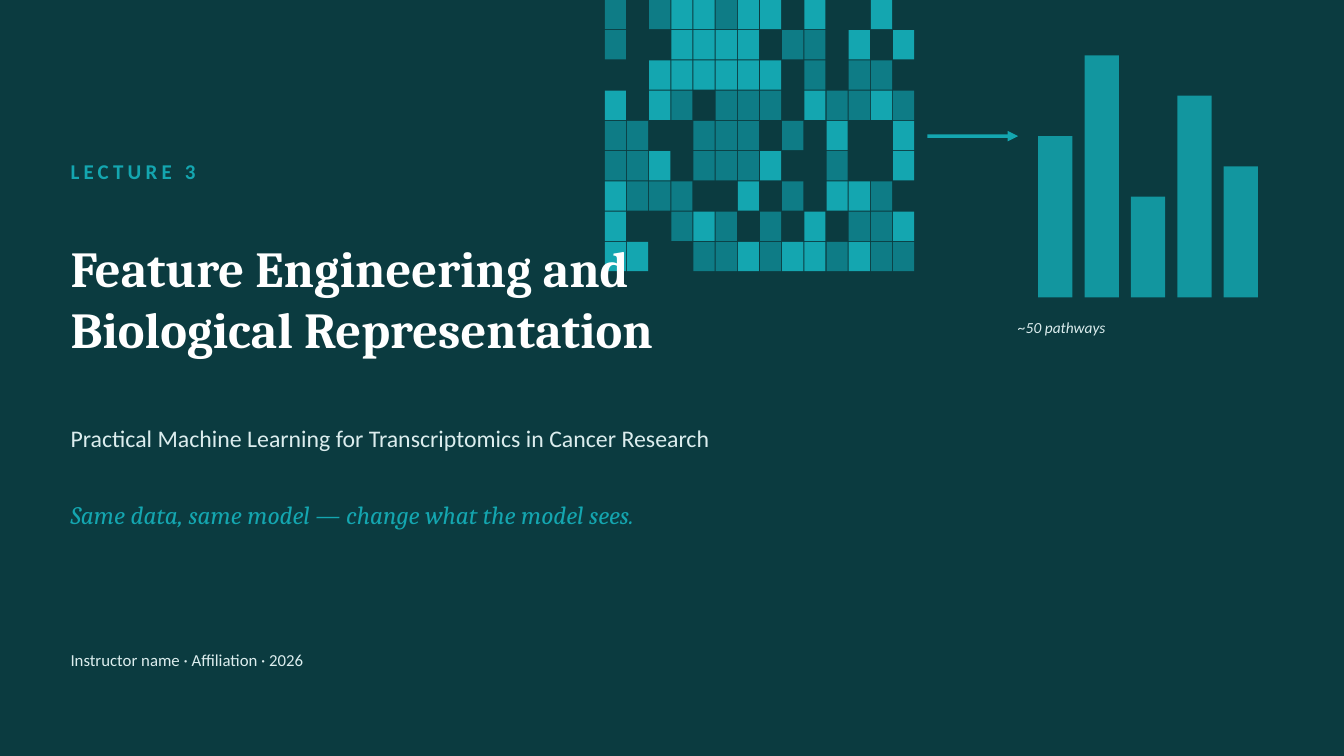
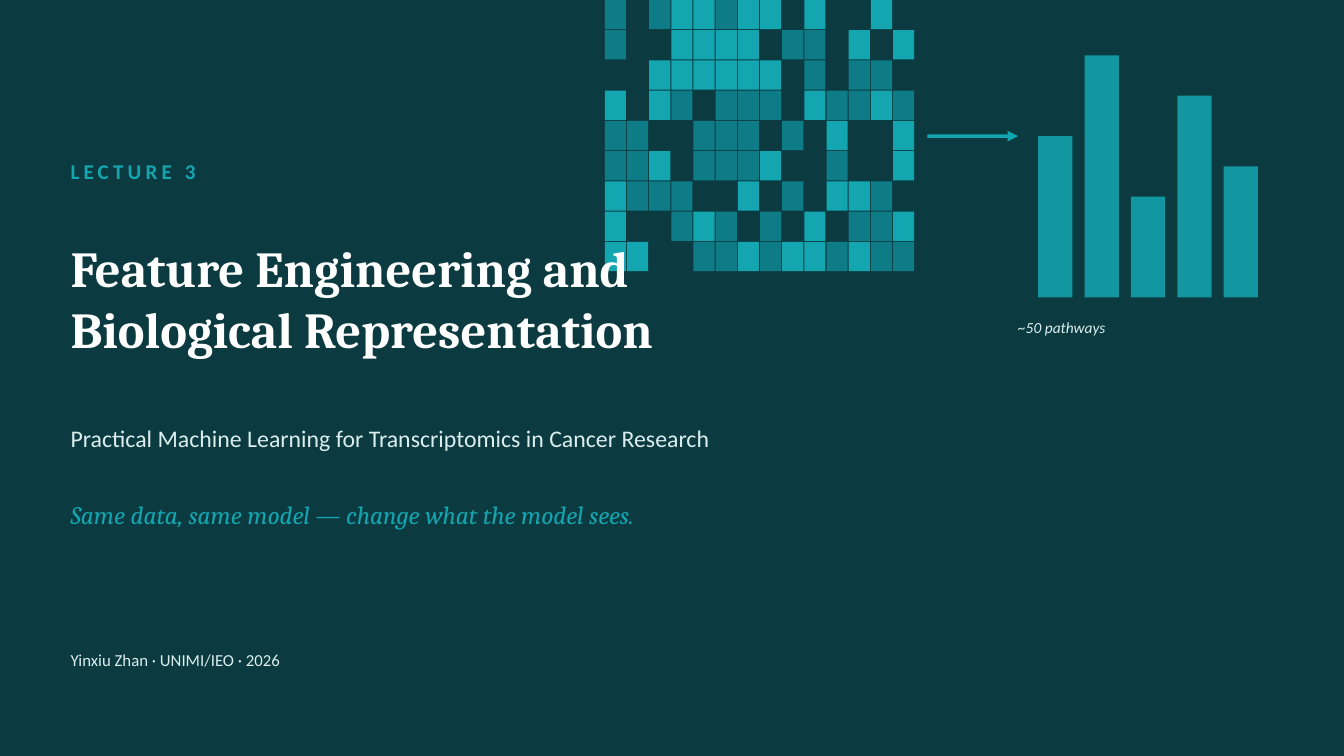
Before and after one commit to zhanyinx/ml26, a slide deck: slide 1 of lessons/lesson03_feature_engineering/theory/slides/Lecture3 - Feature Engineering and Biological Representation.pptx. Drawn at 1344x756 pixels with LibreOffice and Linux fonts; fonts in the diff are those of the drawing. Boxes give left, top, right and bottom in pixels: in the first picture for what was removed or moved away, otherwise in the second. Text is boxed around its words. In the diff, an @@ line names an element or a change of style, - is before the commit and + after.

```diff
--- a/lessons/lesson03_feature_engineering/theory/slides/Lecture3 - Feature Engineering and Biological Representation.pptx
+++ b/lessons/lesson03_feature_engineering/theory/slides/Lecture3 - Feature Engineering and Biological Representation.pptx
@@ text at [71, 654, 280, 667]: text changed @@
-Instructor name · Affiliation · 2026
+Yinxiu Zhan · UNIMI/IEO · 2026
```
Also in this commit, not shown: 12 other slides changed.
